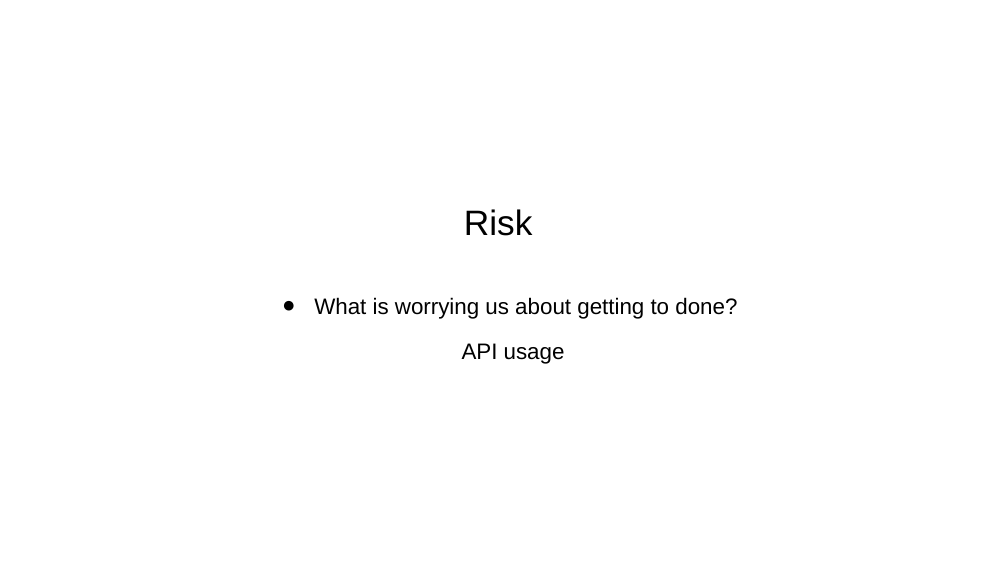
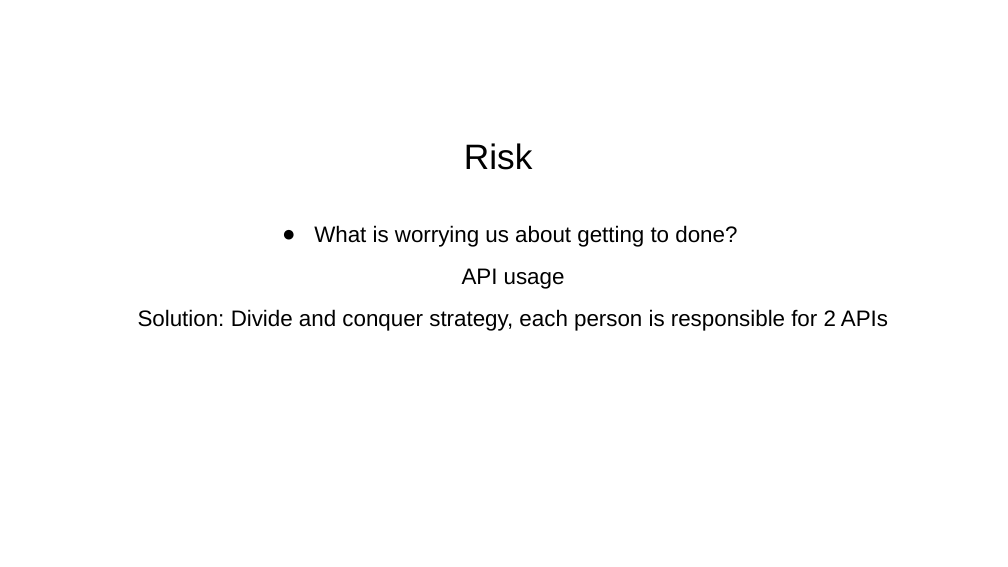
Before and after one commit to csc0007/CS501_GroupWork, a slide deck: slide 6 of Homework7/Presentation1.pptx. Drawn at 1008x567 pixels with LibreOffice and Linux fonts; fonts in the diff are those of the drawing. Boxes give left, top, right and bottom in pixels: in the first picture for what was removed or moved away, otherwise in the second. Text is boxed around its words. In the diff, an @@ line names an element or a change of style, - is before the commit and + after.

```diff
--- a/Homework7/Presentation1.pptx
+++ b/Homework7/Presentation1.pptx
@@ title "Risk": place and size @@
-title "Risk" at box(464, 209, 533, 236)
+title "Risk" at box(464, 143, 533, 170)
@@ text "What is worrying us about ...": place and size @@
-text "What is worrying us about ..." at box(314, 297, 737, 364)
+text "What is worrying us about ..." at box(138, 225, 888, 331)
@@ text at box(314, 225, 737, 289): line spacing 1.15 to 1.05 @@
@@ text at box(138, 309, 888, 331): paragraph added @@
+Solution: Divide and conquer strategy, each person is responsible for 2 APIs
```
Also in this commit, not shown: 1 other slide changed, 3 other files.
